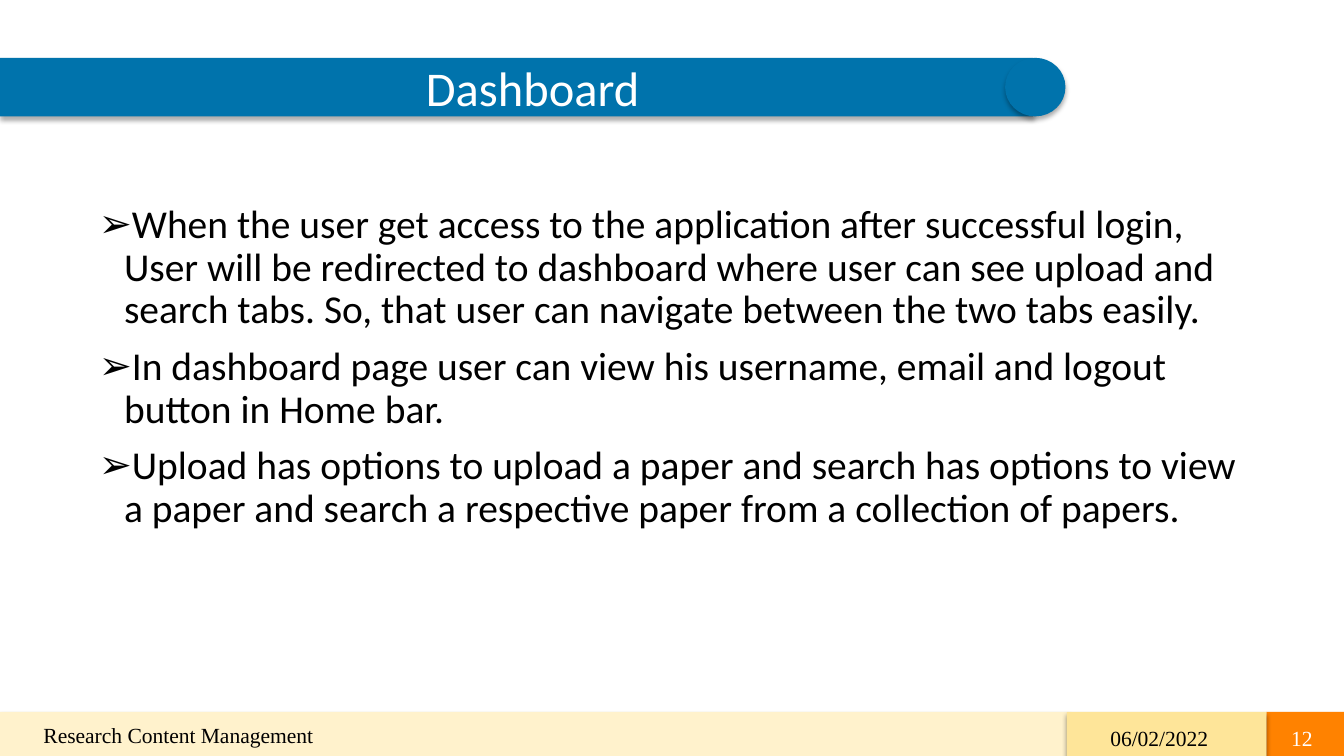
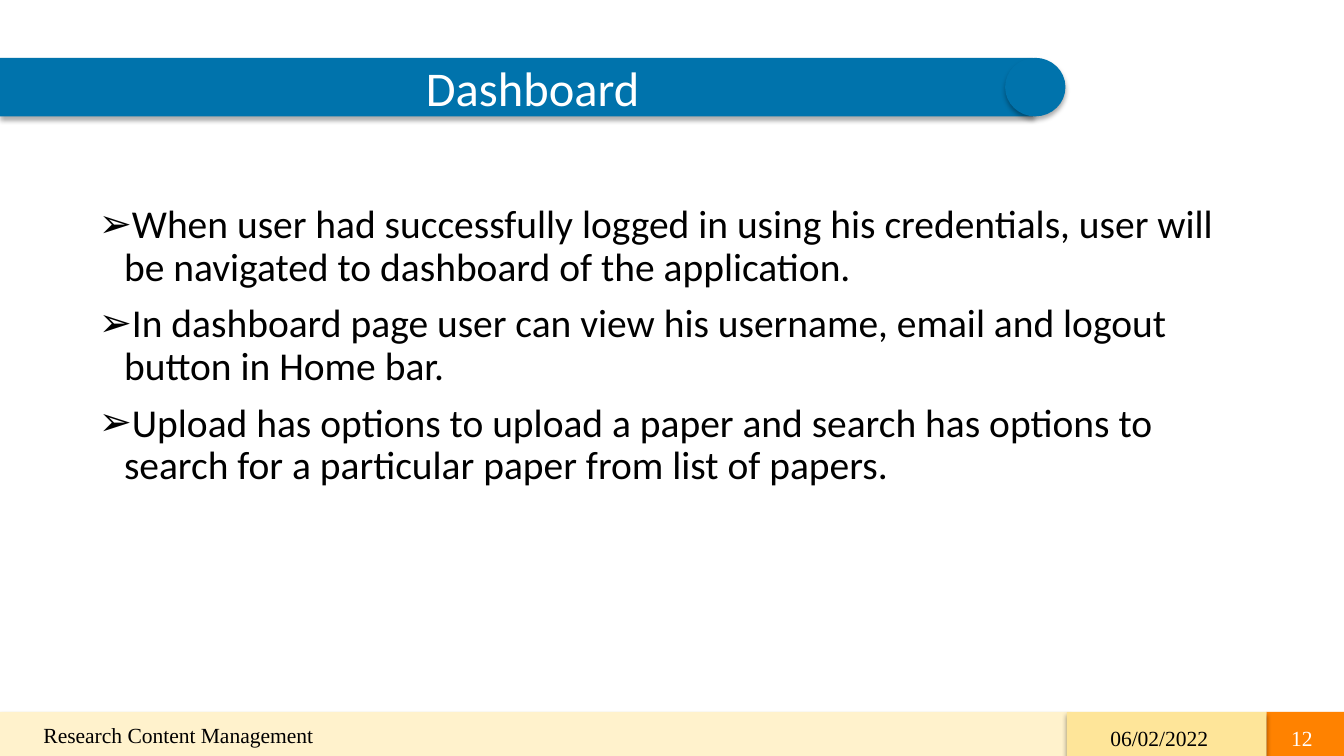
Before and after one commit to 44691-GDP-I-SU22/RCM, a slide deck: slide 12 of GDP-Final-PPT/RCM_Final.pptx. Drawn at 1344x756 pixels with LibreOffice and Linux fonts; fonts in the diff are those of the drawing. Boxes give left, top, right and bottom in pixels: in the first picture for what was removed or moved away, otherwise in the second. Text is boxed around its words. In the diff, an @@ line names an element or a change of style, - is before the commit and + after.

```diff
--- a/GDP-Final-PPT/RCM_Final.pptx
+++ b/GDP-Final-PPT/RCM_Final.pptx
@@ text at [124,210,1212,288]: text changed @@
-➢ When the user get access to the application after successful login, User will be redirected to dashboard where user can see upload and search tabs. So, that user can navigate between the two tabs easily.
+➢ When user had successfully logged in using his credentials, user will be navigated to dashboard of the application.
@@ text at [124,409,1153,486]: text changed @@
-➢ Upload has options to upload a paper and search has options to view a paper and search a respective paper from a collection of papers.
+➢ Upload has options to upload a paper and search has options to search for a particular paper from list of papers.
```
Also in this commit, not shown: 7 other slides changed, 1 slide removed.
